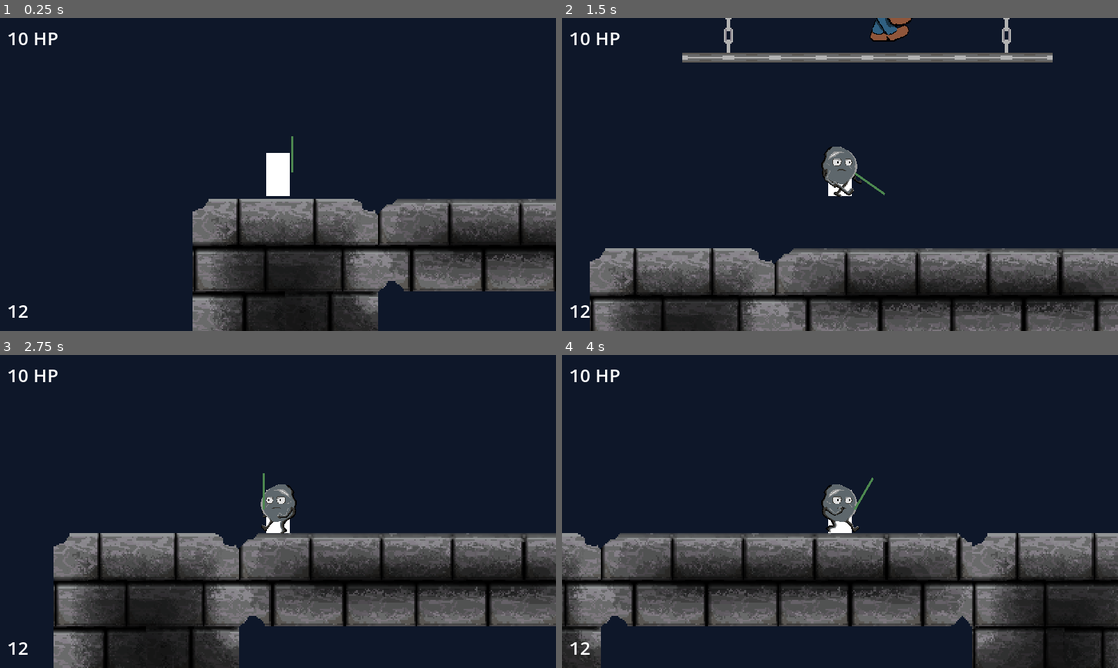
Above: before the commit, frames 1-4 (two rows, left to right).
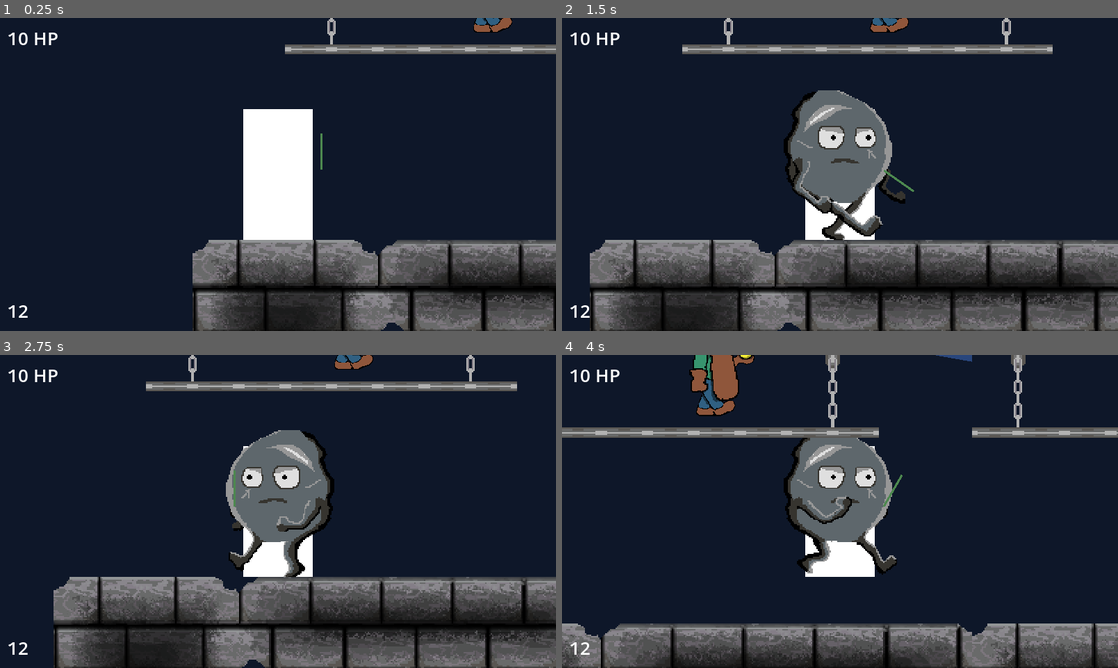
Above: after the commit, the same moments.

Repository: HJohnRoss/LastOfTheLead
Game: Godot game, scene res://scenes/level_1/level_1.tscn
Same seed, same stepped clock (60 frames per second), same inputs: the game is played once before the commit and once after it.
Inputs (mouse positions are in pixels of both pictures, inside the frame that each line leads up to):
- Up to frame 1 (0.25 s): no input
- Up to frame 2 (1.5 s): move the mouse to (962, 158) at 0.52 s; hold D (right) from 0.53 s (still down); click (962, 158) at 0.6 s; tap Backspace (jump) at 0.77 s; move the mouse to (728, 190) at 1.27 s; click (728, 190) at 1.35 s
- Up to frame 3 (2.75 s): tap Backspace (jump) at 1.52 s; move the mouse to (333, 442) at 2.02 s; release D (right) at 2.03 s; hold A (left) from 2.03 s (still down); click (333, 442) at 2.1 s
- Up to frame 4 (4 s): move the mouse to (812, 574) at 2.77 s; release A (left) at 2.78 s; hold D (right) from 2.78 s (still down); click (812, 574) at 2.85 s; tap Backspace (jump) at 3.02, 3.77 s; move the mouse to (1006, 558) at 3.52 s; click (1006, 558) at 3.6 s

The runs differ from the first frame. In frame 1, 26% of the frame differs, in the area x 34-100%, y 0-100%; in frame 2, 24%; in frame 3, 37%; in frame 4, 46%, in the area x 0-100%, y 0-100%.

Commit message:
Renamed_wizard_to_alchemist

Diff:
--- a/scenes/player/player.tscn
+++ b/scenes/player/player.tscn
@@ -27,7 +27,6 @@
 animation = &"Running"
 
 [sub_resource type="AnimationNodeBlendTree" id="AnimationNodeBlendTree_86gix"]
-graph_offset = Vector2(-122.17, 220.17)
 nodes/Ground_h/node = SubResource("AnimationNodeTransition_undrx")
 nodes/Ground_h/position = Vector2(620, 140)
 nodes/Idle/node = SubResource("AnimationNodeAnimation_ygjqs")
@@ -267,6 +266,7 @@
 }
 
 [node name="Player" type="CharacterBody2D" groups=["player"]]
+scale = Vector2(3, 3)
 script = ExtResource("1_lkwi8")
 backstab = ExtResource("3_jy5vy")
 
--- /dev/null
+++ b/scenes/wizard/Basic_Alchemist.tscn
@@ -0,0 +1,87 @@
+[gd_scene load_steps=8 format=3 uid="uid://bc70s8uyyc2tn"]
+
+[ext_resource type="Script" path="res://scenes/wizard/wizard.gd" id="1_uh08u"]
+[ext_resource type="Texture2D" uid="uid://b8ec0b6jhh1jq" path="res://scenes/level_1/enemy_walk.png" id="2_hfldt"]
+[ext_resource type="PackedScene" uid="uid://24cpksp7nedu" path="res://scenes/light/point_light_2d.tscn" id="3_hjytl"]
+
+[sub_resource type="CanvasTexture" id="CanvasTexture_xgjht"]
+
+[sub_resource type="Animation" id="Animation_w28xn"]
+length = 0.8
+loop_mode = 1
+tracks/0/type = "value"
+tracks/0/imported = false
+tracks/0/enabled = true
+tracks/0/path = NodePath("Basic_Alchemist_Sprite:visible")
+tracks/0/interp = 1
+tracks/0/loop_wrap = false
+tracks/0/keys = {
+"times": PackedFloat32Array(0),
+"transitions": PackedFloat32Array(1),
+"update": 1,
+"values": [true]
+}
+tracks/1/type = "value"
+tracks/1/imported = false
+tracks/1/enabled = true
+tracks/1/path = NodePath("Basic_Alchemist_Sprite:frame")
+tracks/1/interp = 1
+tracks/1/loop_wrap = false
+tracks/1/keys = {
+"times": PackedFloat32Array(0, 0.1, 0.2, 0.3, 0.4, 0.5, 0.6, 0.7),
+"transitions": PackedFloat32Array(1, 1, 1, 1, 1, 1, 1, 1),
+"update": 1,
+"values": [0, 1, 2, 1, 0, 3, 4, 3]
+}
+
+[sub_resource type="AnimationLibrary" id="AnimationLibrary_wn580"]
+_data = {
+"default": SubResource("Animation_w28xn")
+}
+
+[sub_resource type="RectangleShape2D" id="RectangleShape2D_vwblx"]
+size = Vector2(22, 32)
+
+[node name="CharacterBody2D" type="CharacterBody2D" groups=["enemy"]]
+script = ExtResource("1_uh08u")
+
+[node name="Sprite2D" type="Sprite2D" parent="."]
+modulate = Color(0.391122, 0.00189058, 0.808025, 1)
+position = Vector2(-1.78814e-07, 0)
+scale = Vector2(22, 32)
+texture = SubResource("CanvasTexture_xgjht")
+
+[node name="Basic_Alchemist_Sprite" type="Sprite2D" parent="."]
+texture_filter = 1
+position = Vector2(-5, 18)
+rotation = 6.28319
+scale = Vector2(0.4, 0.4)
+texture = ExtResource("2_hfldt")
+flip_h = true
+hframes = 3
+vframes = 2
+frame = 3
+metadata/_aseprite_wizard_config_ = {
+"i_mode": -1,
+"keep_anim_length": false,
+"layer": "",
+"o_ex_p": "",
+"o_folder": "",
+"o_name": "",
+"only_visible": false,
+"player": "Wizard/AnimationPlayer",
+"slice": "",
+"source": "E:/Art/aseprite/last_of_the_lead_art/enemy_walk.ase"
+}
+metadata/_aseprite_wizard_source_file_hash_ = "fefae8c6ecdea712cda81aa6dd883203"
+
+[node name="Basic_Alchemist_Animation" type="AnimationPlayer" parent="Basic_Alchemist_Sprite"]
+root_node = NodePath("../..")
+libraries = {
+"": SubResource("AnimationLibrary_wn580")
+}
+
+[node name="CollisionShape2D" type="CollisionShape2D" parent="."]
+shape = SubResource("RectangleShape2D_vwblx")
+
+[node name="PointLight2D" parent="." instance=ExtResource("3_hjytl")]
